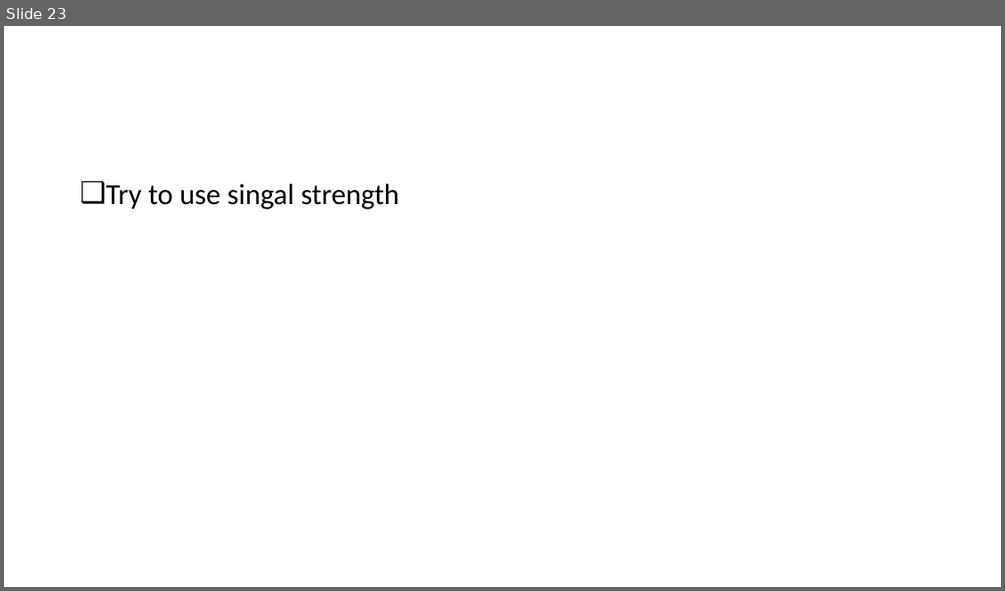
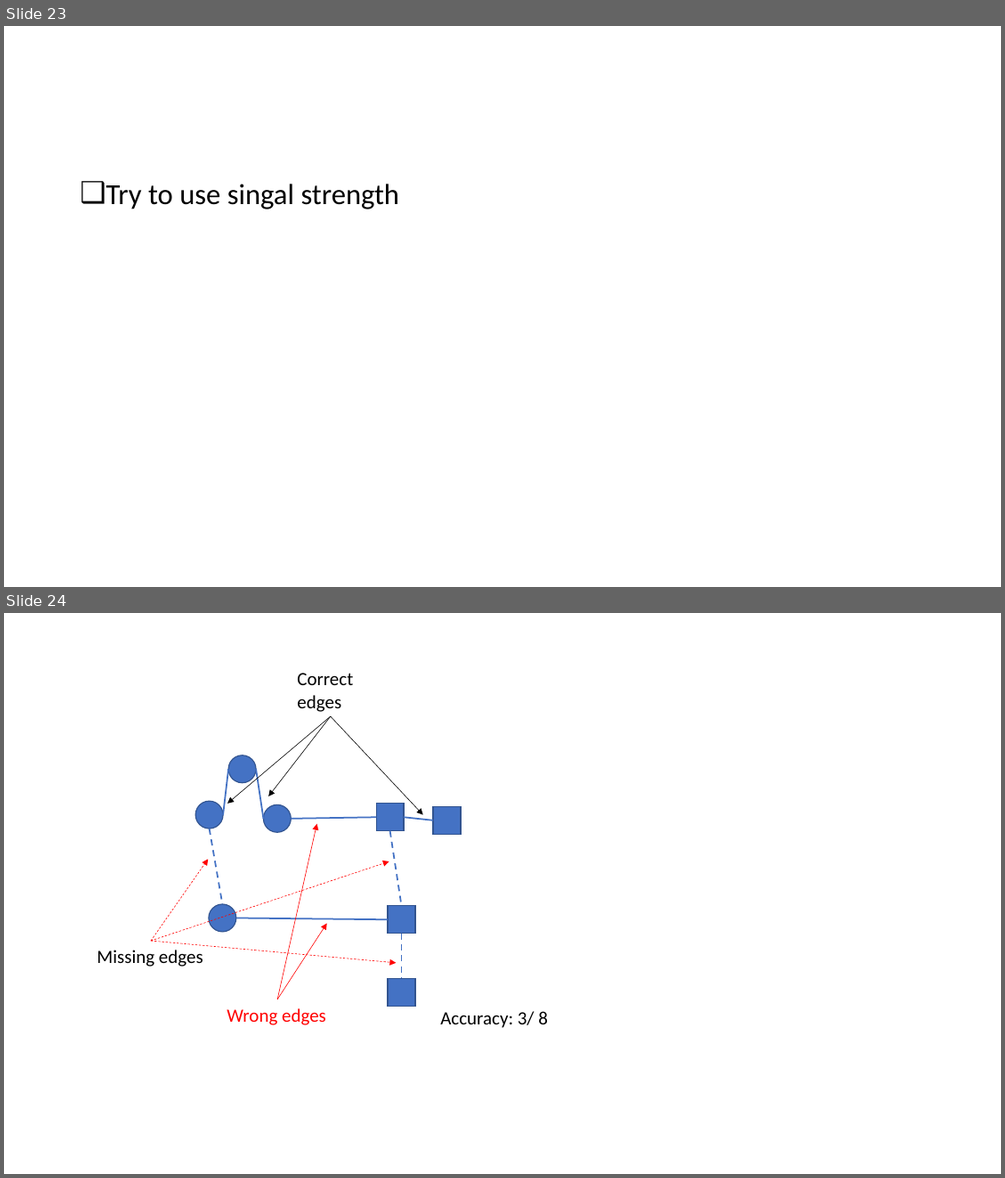
Before and after one commit to YShu7/FYP, a slide deck: 3.3 Presentation.pptx. Shown one above the other, each under a label of ours: slide 23 before the commit, slides 23 and 24 after it. The pictures are 1005x591 and 1005x1178 pixels, drawn with LibreOffice and Linux fonts; fonts in the diff are those of the drawing. Boxes give left, top, right and bottom in pixels: in the first picture for what was removed or moved away, otherwise in the second. Text is boxed around its words. In the diff, an @@ line names an element or a change of style, - is before the commit and + after.

```diff
--- a/3.3 Presentation.pptx
+++ b/3.3 Presentation.pptx
@@ slide 24 added at [4,613,1001,1174], background #FFFFFF @@
@@ text added at [297,673,353,712], 18 pt, text #000000 @@
+Correct edges
@@ arrow added from (331, 716) to (227, 803), #000000 0.5 pt @@
@@ arrow added from (331, 716) to (268, 796), #000000 0.5 pt @@
@@ arrow added from (331, 716) to (423, 815), #000000 0.5 pt @@
@@ line added from (223, 815) to (228, 770), #4472C4 1.5 pt @@
@@ ellipse added at [228,755,256,783], fill #4472C4, outline #325491 1 pt @@
@@ line added from (256, 770) to (264, 819), #4472C4 1.5 pt @@
@@ ellipse added at [195,801,223,828], fill #4472C4, outline #325491 1 pt @@
@@ ellipse added at [264,804,291,832], fill #4472C4, outline #325491 1 pt @@
@@ arrow added from (278, 999) to (317, 824), #FF0000 0.5 pt @@
@@ line added from (291, 819) to (376, 817), #4472C4 1.5 pt @@
@@ rectangle added at [376,803,404,831], fill #4472C4, outline #325491 1 pt @@
@@ line added from (404, 817) to (433, 820), #4472C4 1.5 pt @@
@@ rectangle added at [433,807,461,835], fill #4472C4, outline #325491 1 pt @@
@@ line added from (210, 828) to (222, 904), #4472C4 1.5 pt dashed @@
@@ line added from (390, 831) to (402, 906), #4472C4 1.5 pt dashed @@
@@ arrow added from (151, 941) to (208, 859), #FF0000 0.5 pt dashed @@
@@ arrow added from (151, 941) to (389, 861), #FF0000 0.5 pt dashed @@
@@ ellipse added at [209,904,236,932], fill #4472C4, outline #325491 1 pt @@
@@ rectangle added at [388,906,415,933], fill #4472C4, outline #325491 1 pt @@
@@ line added from (236, 918) to (388, 919), #4472C4 1.5 pt @@
@@ arrow added from (278, 999) to (327, 924), #FF0000 0.5 pt @@
@@ text added at [97,949,203,966], 18 pt, text #000000 @@
+Missing edges
@@ arrow added from (151, 941) to (396, 963), #FF0000 0.5 pt dashed @@
@@ line added from (402, 933) to (402, 978), #4472C4 1.5 pt dashed @@
@@ rectangle added at [388,978,415,1005], fill #4472C4, outline #325491 1 pt @@
@@ text added at [226,1008,326,1025], 18 pt, text #FF0000 @@
+Wrong edges
@@ text added at [440,1011,548,1028], 18 pt, text #000000 @@
+Accuracy: 3/ 8
```
Also in this commit, not shown: 3 other slides added, 14 other files.
